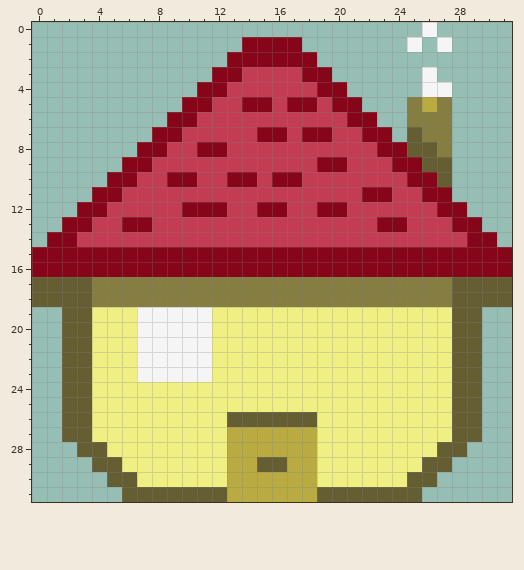
One commit to this pixel-art sprite: _site/src/assets/img/icons/home32.png. Above: the version before the commit.
The file is 32x32 pixels.
After the commit:
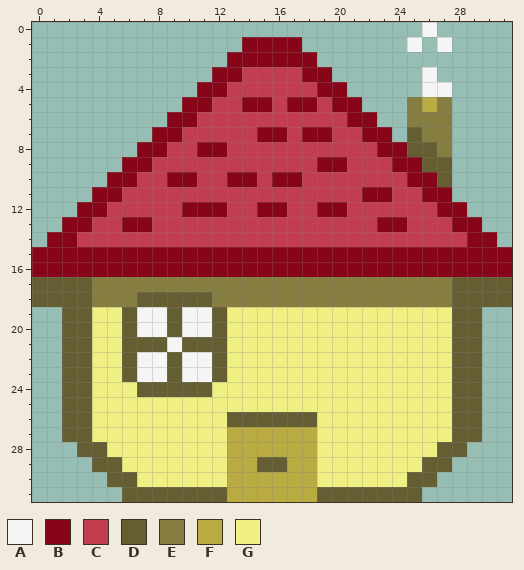
Palette (. is transparent): A #f5f5f5  B #860518  C #c23d51  D #655e32  E #867e40  F #b9ab42  G #efef83
Commit: updating color of window for home
Difference:
The edit turns colour A into colour D in rows 19 to 20 at x 9; in row 21 at x 7 to 8 and 10 to 11; in rows 22 to 23 at x 9.
The edit turns colour E into colour D in row 18 at x 7 to 11.
The edit turns colour G into colour D in rows 19 to 23 at x 6 and 12; in row 24 at x 7 to 11.
Where, in picture pixels (left, top, right, bottom), the same in both pictures:
changed: (122, 292, 227, 397)
